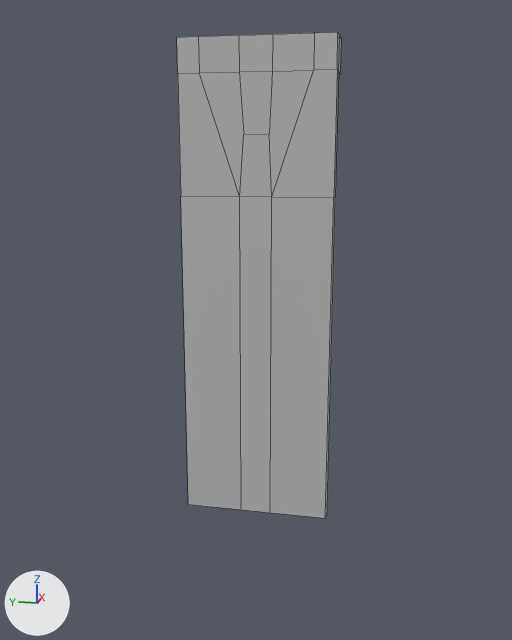
The FBX model Assets/mayaAssets/walls/wall_supportBeam.fbx: old version first, new version second.
The view is the same before and after, from a 50 mm lens placed at (-4.19, -2.09, 1.54), pointed at (0.44, -1.17, 0.38). Every picture has the same lights, and +X, +Y and +Z are marked at lower left. Mesh edges are drawn as thin lines. Where no turn or scale is listed for an object, it has been applied to the vertices.

Names of what the first picture shows: 'wall_supportBeam'.
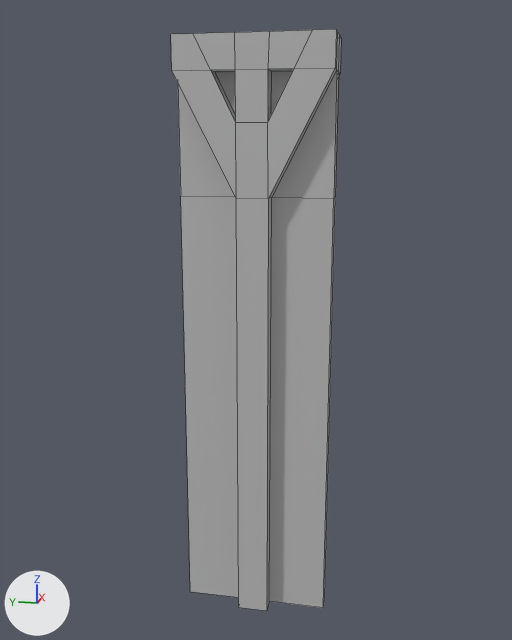
Where the newer file only moved an object's origin or applied its transform, the numbers keep the older frame.

The change, as JSON lines over the scene's bpy script:
```json
{"block": "me_mesh", "where": "# used by ob_wall_supportbeam; location = (0.445, -1.181, 1.098)"}
{"op": "remove", "block": "me_mesh", "code": "me_mesh.from_pydata(...)  # 62 vertices, 62 faces; spans x -0.09..0.14, y -0.5..0.5, z -2.11..1.1"}
{"op": "add", "block": "me_mesh", "code": "me_mesh.from_pydata(...)  # 80 vertices, 82 faces; spans x -0.21..0.14, y -0.5..0.5, z -2.83..1.1"}
{"block": "me_mesh", "change": "me_mesh part 1"}
{"block": "me_mesh", "change": "8 vertices are removed from x -0.09, y -0.5..0.5, z -2.11..0.88"}
{"block": "me_mesh", "change": "18 faces are deleted"}
{"block": "me_mesh", "change": "6 vertices in x 0.03..0.14, y -0.5..0.5, z -2.11 move by (0.0, 0.0, -0.72)"}
{"block": "me_mesh", "change": "3 vertices in x -0.09, y -0.36..0.36, z 0.88 move by (-0.12, 0.0, 0.22)"}
{"block": "me_mesh", "change": "3 vertices move from x -0.09, y -0.5..0.5, z -2.11..0.88 to x -0.21..-0.1, y -0.5..0.5, z -2.83..1.1"}
{"block": "me_mesh", "change": "16 vertices are added at x -0.21..-0.1, y -0.5..0.5, z -2.83..1.1"}
{"block": "me_mesh", "change": "10 new vertices lie (0.11, 0.0, 0.0) away from vertices in x -0.21, y -0.26..0.26, z -2.83..0.88"}
{"block": "me_mesh", "change": "38 new faces join them"}
```

Boxes (x1, y1, x2, y2) around the edits, measured in the pictures (512 x 640 px):
```json
{"object": "wall_supportBeam", "change": "reshaped", "before": [177, 32, 341, 518], "after": [171, 29, 341, 611], "on screen": "20% taller"}
{"part": 1, "of": "me_mesh", "change": "built on", "before": [177, 32, 340, 518], "after": [171, 29, 340, 611]}
```
